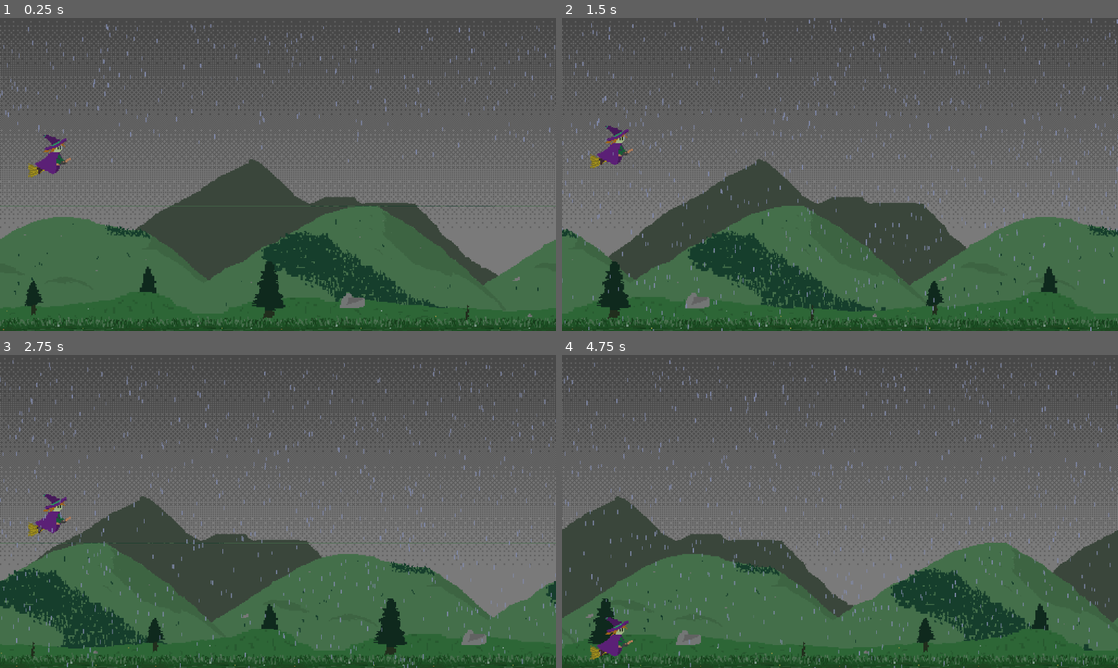
Above: before the commit, frames 1-4 (two rows, left to right).
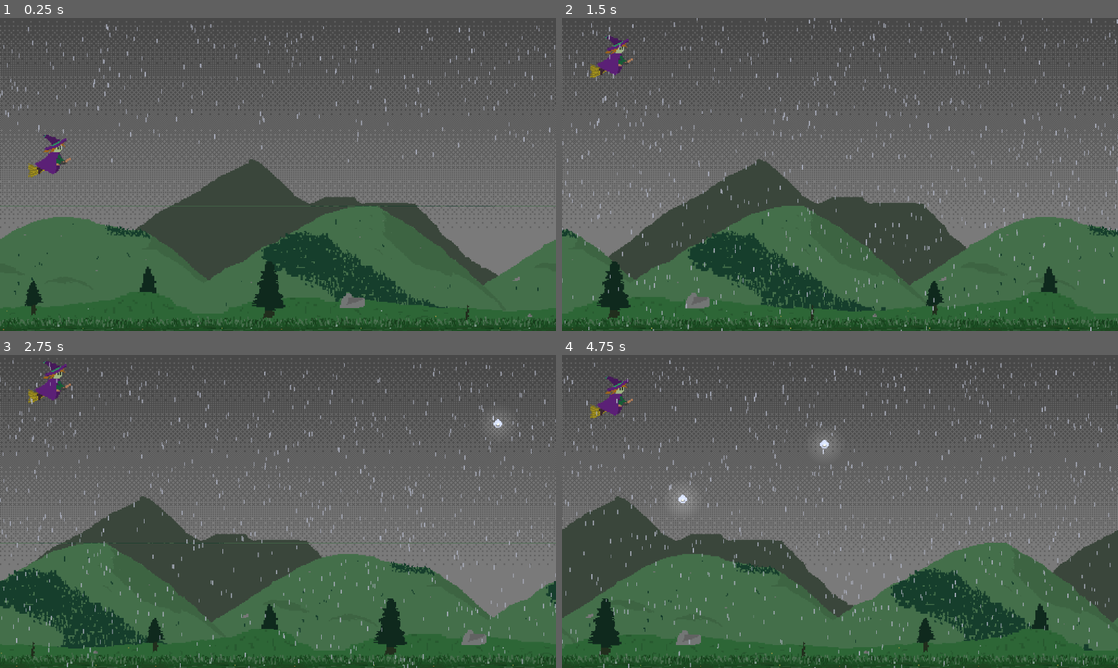
Above: after the commit, the same moments.

Repository: ClementRivaille/storm-witch
Game: Godot game, scene res://main.tscn
Two runs of this game, one before a commit and one after it. Both use one fixed random seed, a clock stepped at 60 frames per second and the inputs below.
Inputs:
- Up to frame 1 (0.25 s): no input
- Up to frame 2 (1.5 s): hold Up (ui_up) 0.53-1.28 s; hold Space (jump, bound only after the commit) 0.53-1.28 s; hold Down (ui_down) from 1.28 s (still down); tap Space (jump, bound only after the commit) at 1.35 s
- Up to frame 3 (2.75 s): tap Space (jump, bound only after the commit) at 1.52, 1.82 s; release Down (ui_down) at 2.03 s; hold Up (ui_up) from 2.03 s (still down); hold Space (jump, bound only after the commit) from 2.03 s (still down)
- Up to frame 4 (4.75 s): release Space (jump, bound only after the commit) at 2.78 s; tap Space (jump, bound only after the commit) at 2.85, 3.02, 3.32, 4.35, 4.52 s; release Up (ui_up) at 3.53 s; hold Space (jump, bound only after the commit) 3.53-4.28 s; hold Down (ui_down) from 3.53 s (still down)

The runs differ from the first frame. In frame 1, 0.4% of the frame differs, in the area x 0-100%, y 2-46%; in frame 2, 2.0%; in frame 3, 2.0%; in frame 4, 2.2%, in the area x 0-100%, y 1-100%.

Commit message:
feat: drops spawn

Diff:
--- a/main.tscn
+++ b/main.tscn
@@ -1,10 +1,12 @@
-[gd_scene load_steps=11 format=3 uid="uid://dywdey6v3mhec"]
+[gd_scene load_steps=12 format=3 uid="uid://dywdey6v3mhec"]
 
 [ext_resource type="Texture2D" uid="uid://bhy4q7epwruwk" path="res://assets/textures/sky_1.png" id="1_vue8f"]
+[ext_resource type="Script" path="res://scripts/Main.gd" id="1_yku23"]
 [ext_resource type="Texture2D" uid="uid://cj61jf5juy1ur" path="res://assets/sprites/particles/rain-drop_1.png" id="3_1wp1n"]
 [ext_resource type="PackedScene" uid="uid://86bl1vogmj8a" path="res://scenes/bg_lvl1.tscn" id="3_4qb4u"]
-[ext_resource type="Script" path="res://scripts/Witch.gd" id="4_mfh7k"]
-[ext_resource type="Texture2D" uid="uid://dsa6d1ld3o6at" path="res://assets/sprites/witch.png" id="9_ejbf4"]
+[ext_resource type="PackedScene" uid="uid://dv8twkwefv6ah" path="res://scenes/Witch.tscn" id="4_8ogh1"]
+[ext_resource type="PackedScene" uid="uid://ch6fxv74jneia" path="res://scenes/PearlDrop.tscn" id="6_3y7f5"]
+[ext_resource type="Script" path="res://scripts/PearlSpawner.gd" id="6_dhbuv"]
 
 [sub_resource type="Gradient" id="Gradient_2dxoe"]
 colors = PackedColorArray(1, 1, 1, 0.701961, 1, 1, 1, 1)
@@ -25,12 +27,9 @@
 orbit_velocity_max = 0.0
 scale_min = 1.8
 scale_max = 2.8
-color = Color(0.635494, 0.679965, 0.84695, 1)
+color = Color(0.847059, 0.866667, 0.941176, 1)
 color_initial_ramp = SubResource("GradientTexture1D_0d2cg")
 attractor_interaction_enabled = false
-
-[sub_resource type="CircleShape2D" id="CircleShape2D_w4tjs"]
-radius = 19.2167
 
 [sub_resource type="RectangleShape2D" id="RectangleShape2D_w4onl"]
 size = Vector2(1300, 40)
@@ -38,6 +37,7 @@
 [node name="Main" type="Node2D"]
 texture_filter = 1
 texture_repeat = 2
+script = ExtResource("1_yku23")
 
 [node name="DirectionalLight2D" type="DirectionalLight2D" parent="."]
 energy = 0.2
@@ -74,27 +74,8 @@
 
 [node name="Level1" parent="Background" instance=ExtResource("3_4qb4u")]
 
-[node name="Witch" type="CharacterBody2D" parent="."]
-position = Vector2(114, 318)
-scale = Vector2(2.5, 2.5)
-motion_mode = 1
-script = ExtResource("4_mfh7k")
-max_speed = 800.0
-momentum_speed = 30.0
-deceleration_factor = 0.85
-lose_momentum = 0.016
-
-[node name="Sprite" type="Sprite2D" parent="Witch"]
+[node name="Witch" parent="." instance=ExtResource("4_8ogh1")]
 scale = Vector2(1, 1)
-texture = ExtResource("9_ejbf4")
-
-[node name="CollisionShape2D" type="CollisionShape2D" parent="Witch"]
-shape = SubResource("CircleShape2D_w4tjs")
-
-[node name="debug" type="Label" parent="Witch"]
-visible = false
-offset_right = 40.0
-offset_bottom = 23.0
 
 [node name="Walls" type="StaticBody2D" parent="."]
 
@@ -105,3 +86,12 @@
 [node name="CollisionShape2D2" type="CollisionShape2D" parent="Walls"]
 position = Vector2(653, 0)
 shape = SubResource("RectangleShape2D_w4onl")
+
+[node name="PearlSpawner" type="Node2D" parent="." groups=["scrollable"]]
+position = Vector2(1350, 0)
+script = ExtResource("6_dhbuv")
+min_height = 0.0
+max_height = 400.0
+drop_asset = ExtResource("6_3y7f5")
+
+[node name="Timer" type="Timer" parent="PearlSpawner"]
--- a/project.godot
+++ b/project.godot
@@ -21,6 +21,26 @@
 window/size/viewport_height=720
 window/stretch/mode="viewport"
 
+[input]
+
+up={
+"deadzone": 0.5,
+"events": [Object(InputEventKey,"resource_local_to_scene":false,"resource_name":"","device":-1,"window_id":0,"alt_pressed":false,"shift_pressed":false,"ctrl_pressed":false,"meta_pressed":false,"pressed":false,"keycode":0,"physical_keycode":4194320,"key_label":0,"unicode":0,"echo":false,"script":null)
+, Object(InputEventKey,"resource_local_to_scene":false,"resource_name":"","device":-1,"window_id":0,"alt_pressed":false,"shift_pressed":false,"ctrl_pressed":false,"meta_pressed":false,"pressed":false,"keycode":0,"physical_keycode":87,"key_label":0,"unicode":122,"echo":false,"script":null)
+]
+}
+down={
+"deadzone": 0.5,
+"events": [Object(InputEventKey,"resource_local_to_scene":false,"resource_name":"","device":-1,"window_id":0,"alt_pressed":false,"shift_pressed":false,"ctrl_pressed":false,"meta_pressed":false,"pressed":false,"keycode":0,"physical_keycode":4194322,"key_label":0,"unicode":0,"echo":false,"script":null)
+, Object(InputEventKey,"resource_local_to_scene":false,"resource_name":"","device":-1,"window_id":0,"alt_pressed":false,"shift_pressed":false,"ctrl_pressed":false,"meta_pressed":false,"pressed":false,"keycode":0,"physical_keycode":83,"key_label":0,"unicode":115,"echo":false,"script":null)
+]
+}
+jump={
+"deadzone": 0.5,
+"events": [Object(InputEventKey,"resource_local_to_scene":false,"resource_name":"","device":-1,"window_id":0,"alt_pressed":false,"shift_pressed":false,"ctrl_pressed":false,"meta_pressed":false,"pressed":false,"keycode":0,"physical_keycode":32,"key_label":0,"unicode":32,"echo":false,"script":null)
+]
+}
+
 [rendering]
 
 renderer/rendering_method="gl_compatibility"
--- /dev/null
+++ b/scenes/PearlDrop.tscn
@@ -0,0 +1,43 @@
+[gd_scene load_steps=6 format=3 uid="uid://ch6fxv74jneia"]
+
+[ext_resource type="Script" path="res://scripts/PearlDrop.gd" id="1_es1do"]
+[ext_resource type="Texture2D" uid="uid://ch34e5o68f2qf" path="res://assets/sprites/pearl_drop.png" id="2_7f5pq"]
+
+[sub_resource type="CircleShape2D" id="CircleShape2D_t552k"]
+radius = 10.0499
+
+[sub_resource type="Gradient" id="Gradient_phr0q"]
+colors = PackedColorArray(1, 1, 1, 1, 0, 0, 0, 1)
+
+[sub_resource type="GradientTexture2D" id="GradientTexture2D_e2mpc"]
+gradient = SubResource("Gradient_phr0q")
+width = 100
+height = 100
+fill = 1
+fill_from = Vector2(0.5, 0.5)
+fill_to = Vector2(0.316239, 0.0641026)
+
+[node name="PearlDrop" type="RigidBody2D"]
+collision_layer = 2
+collision_mask = 2
+mass = 0.01
+gravity_scale = 0.0
+contact_monitor = true
+lock_rotation = true
+script = ExtResource("1_es1do")
+
+[node name="Sprite2D" type="Sprite2D" parent="."]
+scale = Vector2(2.5, 2.5)
+texture = ExtResource("2_7f5pq")
+metadata/_edit_lock_ = true
+
+[node name="CollisionShape2D" type="CollisionShape2D" parent="."]
+shape = SubResource("CircleShape2D_t552k")
+
+[node name="PointLight2D" type="PointLight2D" parent="."]
+position = Vector2(0.926746, 1)
+scale = Vector2(1.02325, 1.025)
+energy = 0.35
+range_layer_min = -10
+range_layer_max = 8
+texture = SubResource("GradientTexture2D_e2mpc")
--- /dev/null
+++ b/scenes/Witch.tscn
@@ -0,0 +1,49 @@
+[gd_scene load_steps=5 format=3 uid="uid://dv8twkwefv6ah"]
+
+[ext_resource type="Script" path="res://scripts/Witch.gd" id="1_ja5gt"]
+[ext_resource type="Texture2D" uid="uid://dsa6d1ld3o6at" path="res://assets/sprites/witch.png" id="2_drw2k"]
+
+[sub_resource type="RectangleShape2D" id="RectangleShape2D_80mhr"]
+size = Vector2(90, 82)
+
+[sub_resource type="CircleShape2D" id="CircleShape2D_w4tjs"]
+radius = 46.0069
+
+[node name="Witch" type="CharacterBody2D"]
+position = Vector2(114, 318)
+scale = Vector2(2.5, 2.5)
+motion_mode = 1
+script = ExtResource("1_ja5gt")
+max_speed = 800.0
+momentum_speed = 30.0
+deceleration_factor = 0.9
+lose_momentum = 0.015
+jump_strength = 1200.0
+
+[node name="Sprite" type="Sprite2D" parent="."]
+scale = Vector2(2.5, 2.5)
+texture = ExtResource("2_drw2k")
+
+[node name="CollisionShape2D" type="CollisionShape2D" parent="."]
+position = Vector2(-2.2, -1.39999)
+scale = Vector2(1, 1)
+shape = SubResource("RectangleShape2D_80mhr")
+
+[node name="debug" type="Label" parent="."]
+visible = false
+offset_right = 40.0
+offset_bottom = 23.0
+
+[node name="Lock" type="Timer" parent="."]
+wait_time = 0.2
+
+[node name="Collider" type="Area2D" parent="."]
+collision_layer = 2
+collision_mask = 2
+input_pickable = false
+
+[node name="CollisionShape2D2" type="CollisionShape2D" parent="Collider"]
+scale = Vector2(1, 1)
+shape = SubResource("CircleShape2D_w4tjs")
+
+[connection signal="body_entered" from="Collider" to="." method="on_collider_body_entered"]
--- a/scenes/bg_lvl1.tscn
+++ b/scenes/bg_lvl1.tscn
@@ -7,7 +7,7 @@
 [ext_resource type="Texture2D" uid="uid://yma457vwqck" path="res://assets/textures/field_2.png" id="5_rvf3j"]
 [ext_resource type="Texture2D" uid="uid://d2iba3hllntgx" path="res://assets/textures/field_1.png" id="6_hu5aq"]
 
-[node name="Level1" type="Node2D"]
+[node name="Level1" type="Node2D" groups=["scrollable"]]
 script = ExtResource("1_t0mfe")
 speed = 500.0
 
--- /dev/null
+++ b/scripts/Main.gd
@@ -0,0 +1,11 @@
+extends Node2D
+class_name Main
+
+@export var scroll_speed: float = 500
+
+@onready var pearl_spanwer: PearlSpawner = $PearlSpawner
+
+# Called when the node enters the scene tree for the first time.
+func _ready() -> void:
+  get_tree().call_group("scrollable", "set_speed", scroll_speed)
+  pearl_spanwer.activate()
--- /dev/null
+++ b/scripts/PearlDrop.gd
@@ -0,0 +1,15 @@
+extends RigidBody2D
+class_name PearlDrop
+
+signal collected
+signal missed
+
+func set_speed(scroll_speed: float, fall_speed: float):
+  set_axis_velocity(Vector2(- scroll_speed, fall_speed))
+
+func on_collect():
+  collected.emit(self)
+
+func _process(_delta: float) -> void:
+  if global_position.x < -100:
+    missed.emit(self)
--- /dev/null
+++ b/scripts/PearlSpawner.gd
@@ -0,0 +1,53 @@
+extends Node2D
+class_name PearlSpawner
+
+@export var min_delay: float = 0.6
+@export var max_delay: float = 3.5
+
+@export var min_height: float = 20.0
+@export var max_height: float = 300.0
+
+@export var drop_asset: PackedScene
+
+@onready var timer: Timer = $Timer
+
+var active := false
+var drops: Array[PearlDrop] = []
+var drops_speed := 500
+
+func _ready() -> void:
+  timer.connect("timeout", spawn_drop)
+
+func set_speed(speed: float):
+  drops_speed = speed
+
+func activate():
+  active = true
+  schedule_spawn()
+
+func spawn_drop():
+  if !active:
+    return
+
+  var drop: PearlDrop = drop_asset.instantiate()
+  drop.position.y = randf_range(min_height, max_height)
+  add_child(drop)
+  drop.collected.connect(remove_drop)
+  drop.missed.connect(remove_drop)
+  drop.set_speed(drops_speed, 100)
+  drops.push_front(drop)
+
+  schedule_spawn()
+
+func schedule_spawn():
+  timer.wait_time = randf_range(min_delay, max_delay)
+  timer.start()
+
+func remove_drop(drop: PearlDrop):
+  drops.erase(drop)
+  drop.queue_free()
+
+func clear():
+  for drop in drops:
+    drop.queue_free()
+  drops.clear()
--- a/scripts/ScrollBackground.gd
+++ b/scripts/ScrollBackground.gd
@@ -43,3 +43,6 @@
   fg_clone = foreground.duplicate()
   fg_clone.position.x = foreground_width + offset
   add_child(fg_clone)
+
+func set_speed(scroll_speed: float):
+  speed = scroll_speed
--- a/scripts/Witch.gd
+++ b/scripts/Witch.gd
@@ -9,25 +9,37 @@
 @export var deceleration_factor: float = 0.4
 @export var lose_momentum: float = 0.001
 
+@export var jump_strength: float = 100.0
+
 const VELOCITY_FLOOR := 5.0
 
+@export var jump_time: float = 0.1
+@export var demage_time: float = 0.3
+
+var locked := false
 var momentum: float = 0.0
 
+@onready var lock: Timer = $Lock
 @onready var debug: Label = $debug
 
+signal collect_pearl
+signal fall
+signal rise
+
 func _physics_process(delta: float) -> void:
-  if is_on_wall():
+  if is_on_wall() && !locked:
     velocity.y = 0
 
   # steer
-  var direction := Input.get_axis("ui_up", "ui_down")
-  if direction:
+  var direction := Input.get_axis("up", "down")
+  if direction && !locked:
     if direction > 0:
       if absf(velocity.y) < max_speed:
         velocity.y = velocity.y + acceleration
     else:
       velocity.y = maxf(velocity.y - acceleration - momentum_speed * momentum, - speed_up - max_speed * momentum)
-  elif absf(velocity.y) > 0.0:
+
+  if absf(velocity.y) > 0.0 && (!direction || locked):
     velocity.y = velocity.y * deceleration_factor
     if absf(velocity.y) < 0.0000001:
       velocity.y = 0.0
@@ -43,3 +55,20 @@
     debug.text = "M %s  V %s" % [momentum, velocity.y]
 
   move_and_slide()
+
+func _input(event: InputEvent) -> void:
+  if event.is_action_pressed("jump") && !locked:
+    locked = true
+    velocity.y = -jump_strength
+
+    lock.wait_time = jump_time
+    lock.start()
+    await lock.timeout
+    locked = false
+
+
+func on_collider_body_entered(body: Node2D) -> void:
+  if (body is PearlDrop):
+    var pearl := body as PearlDrop
+    pearl.on_collect()
+    collect_pearl.emit()
Binary file added: assets/sprites/pearl_drop.png
Not shown, added: assets/sprites/pearl_drop.png.import
Not shown, added: assets/sprites/pixelorama/drop.pxo
